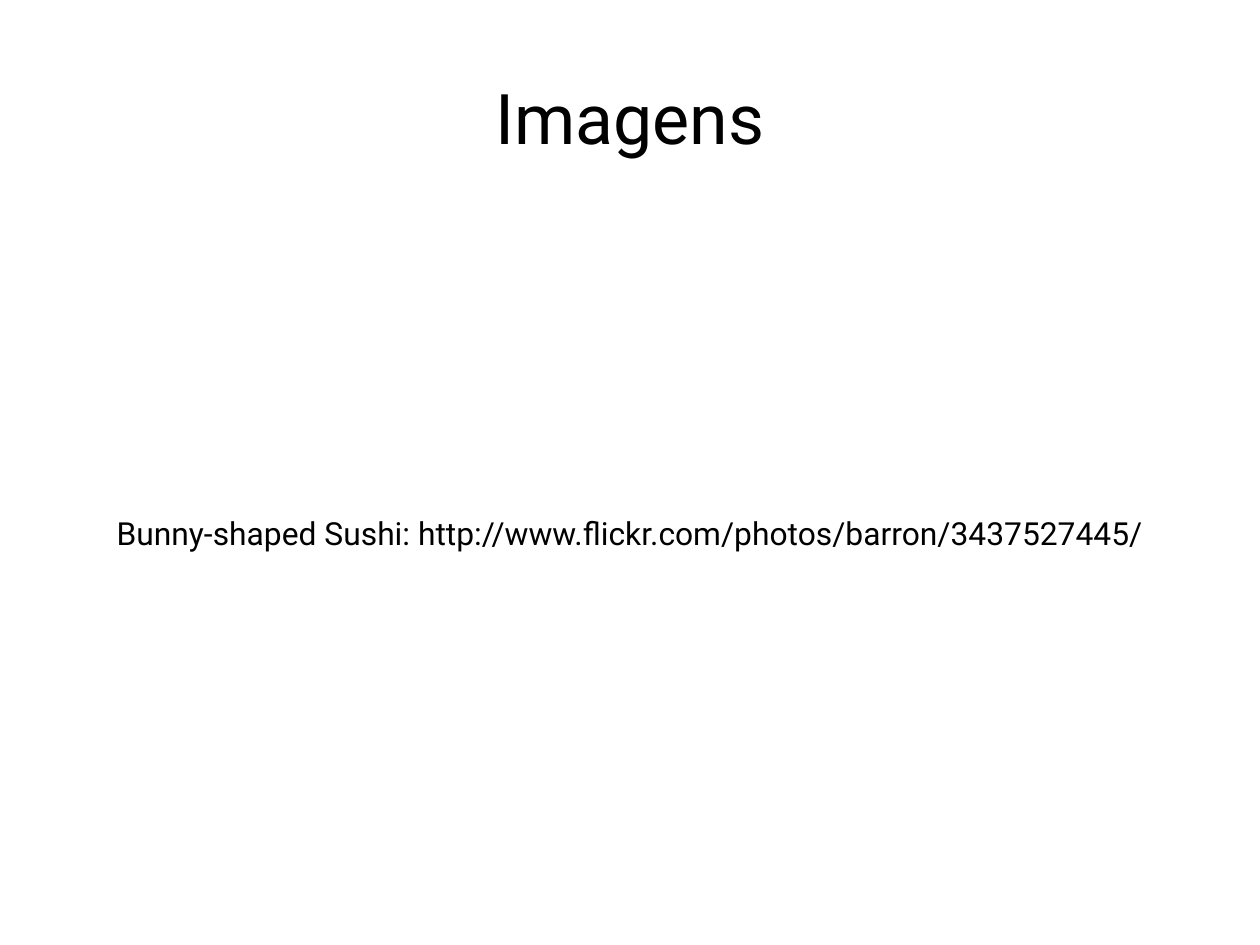
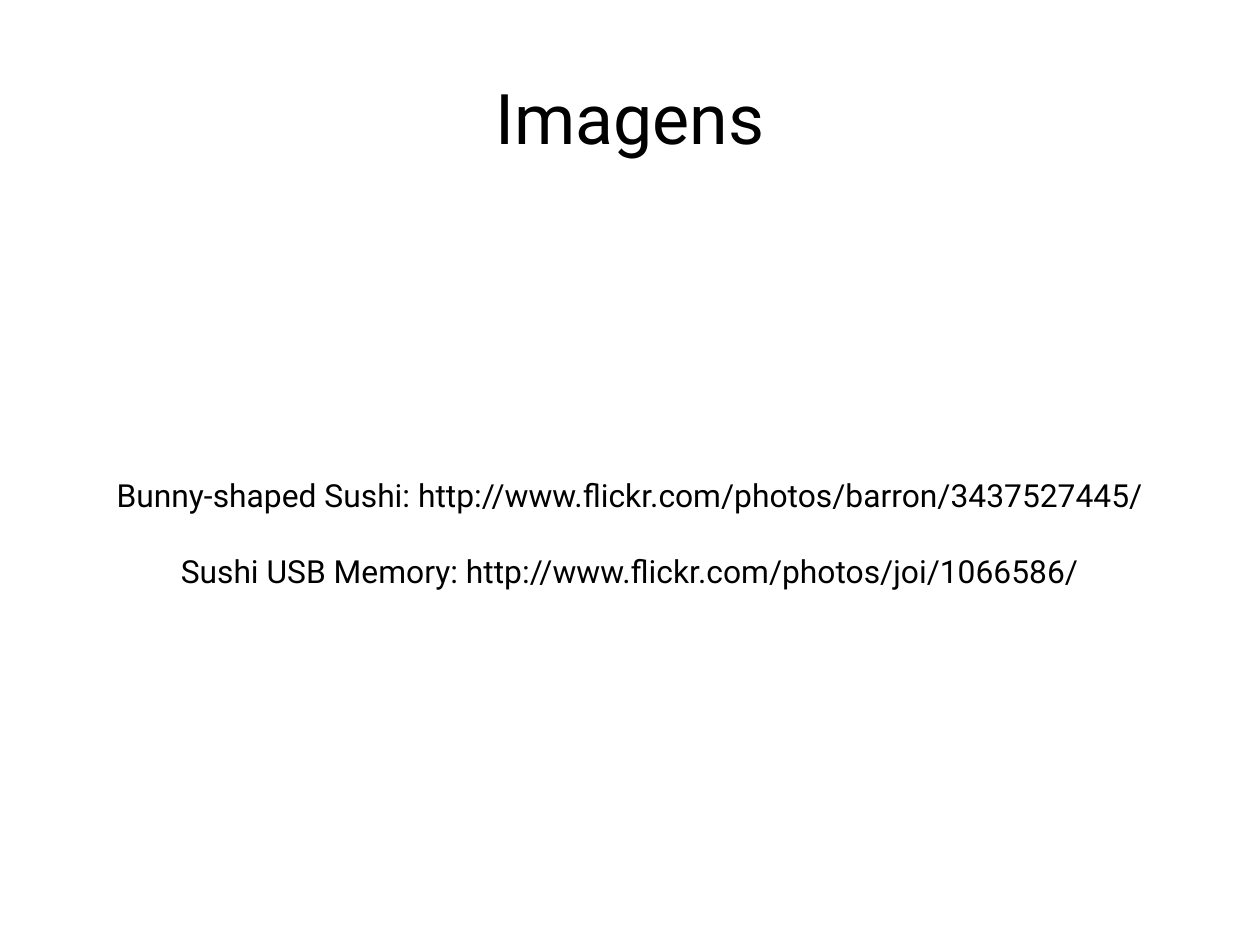
Before and after one commit to rakuco/sushibar-mt, a slide deck: slide 3 of presentation_pt-BR.odp (slide 2 before the commit). Drawn at 1260x945 pixels with LibreOffice and Linux fonts; fonts in the diff are those of the drawing. Boxes give left, top, right and bottom in pixels: in the first picture for what was removed or moved away, otherwise in the second. Text is boxed around its words. In the diff, an @@ line names an element or a change of style, - is before the commit and + after.

Commit message:
Update presentation

```diff
--- a/presentation_pt-BR.odp
+++ b/presentation_pt-BR.odp
@@ subtitle at (x1=181, y1=559, x2=1078, y2=590): paragraph added @@
+Sushi USB Memory: http://www.flickr.com/photos/joi/1066586/
```
Also in this commit, not shown: 1 other slide changed, 1 slide added.
